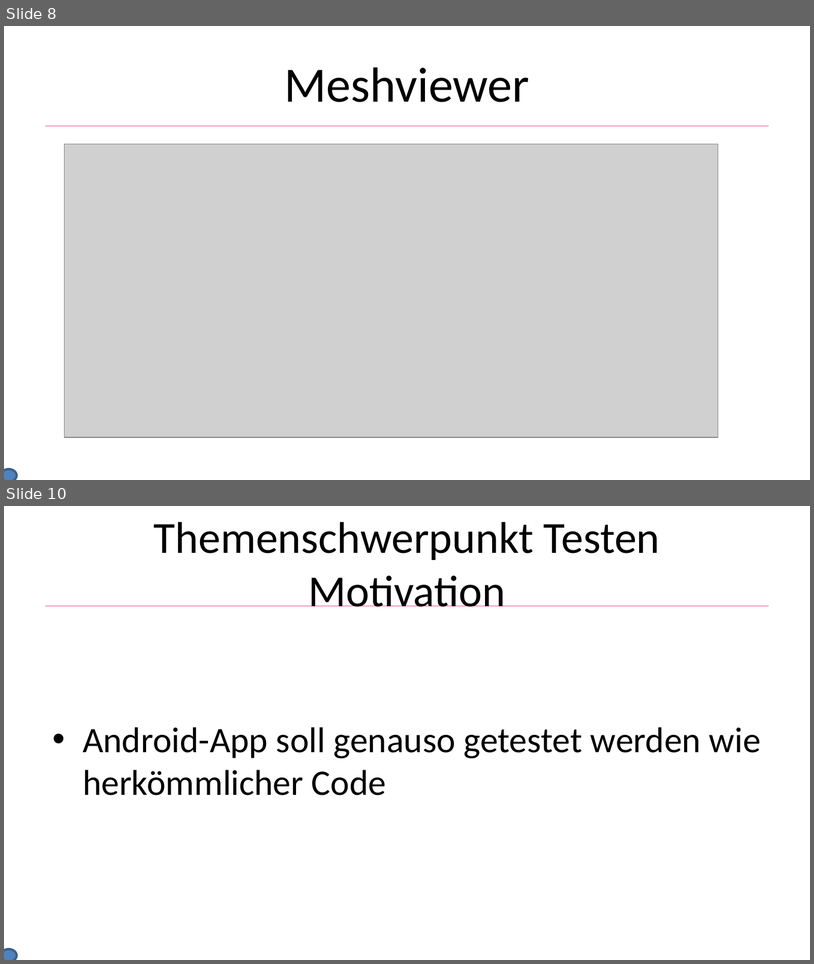
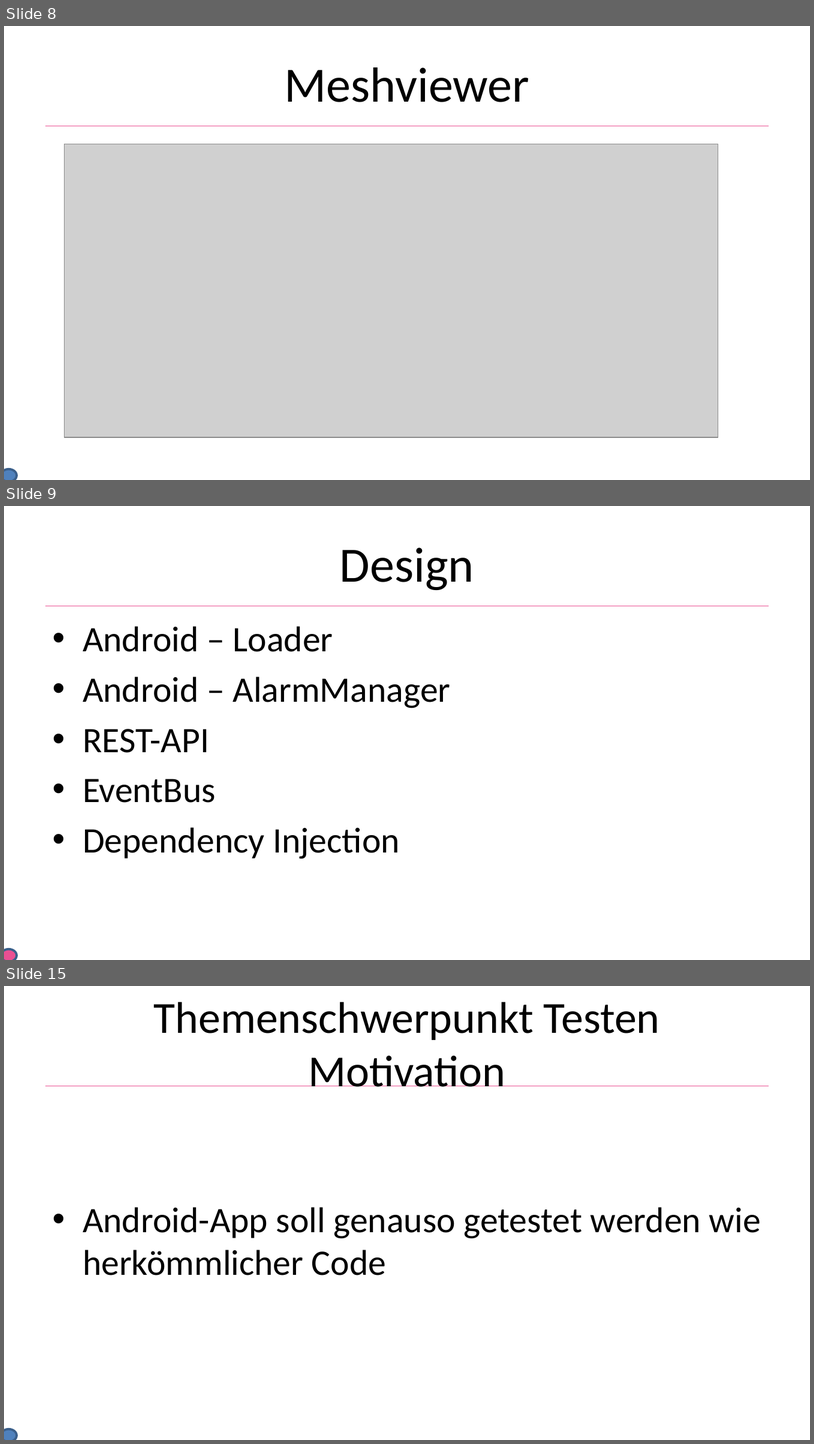
Before and after one commit to He1md4ll/MobileMeshViewer, a slide deck: docs/mobile_meshviewer_praezi.pptx. Shown one above the other, each under a label of ours: slides 8 and 10 before the commit, slides 8, 9 and 15 after it; the slides between them are not shown. The pictures are 814x964 and 814x1444 pixels, drawn with LibreOffice and Linux fonts; fonts in the diff are those of the drawing; grey boxes stand for pictures; background and template pictures are left out. Boxes give left, top, right and bottom in pixels: in the first picture for what was removed or moved away, otherwise in the second. Text is boxed around its words. In the diff, an @@ line names an element or a change of style, - is before the commit and + after.

```diff
--- a/docs/mobile_meshviewer_praezi.pptx
+++ b/docs/mobile_meshviewer_praezi.pptx
@@ slide 9 added at bbox=[4, 506, 810, 960], background #FFFFFF; not listed: 1 template element that a slide beside it also shows @@
@@ title added at bbox=[340, 547, 474, 590], 44 pt, text #000000 @@
+Design
@@ text added at bbox=[83, 626, 450, 859], 32 pt, text #000000 @@
+• Android – Loader
+• Android – AlarmManager
+• REST-API
+• EventBus
+• Dependency Injection
@@ ellipse added at bbox=[4, 949, 17, 960], fill #EA5092, outline #3A5F8C 2 pt @@
@@ what was slide 10 is now slide 15 @@
```
Also in this commit, not shown: 6 slides changed, 5 other slides added, 1 slide removed.
